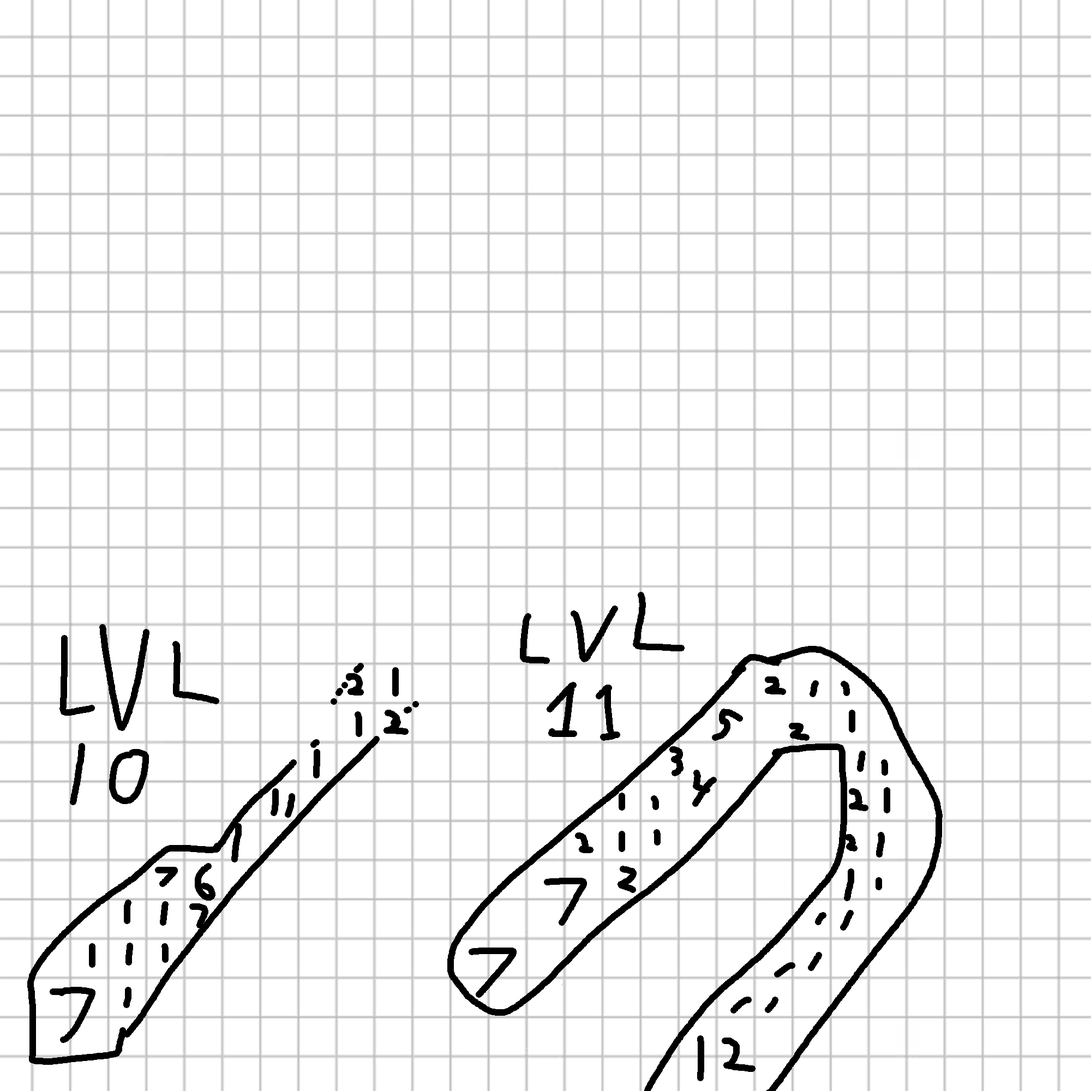
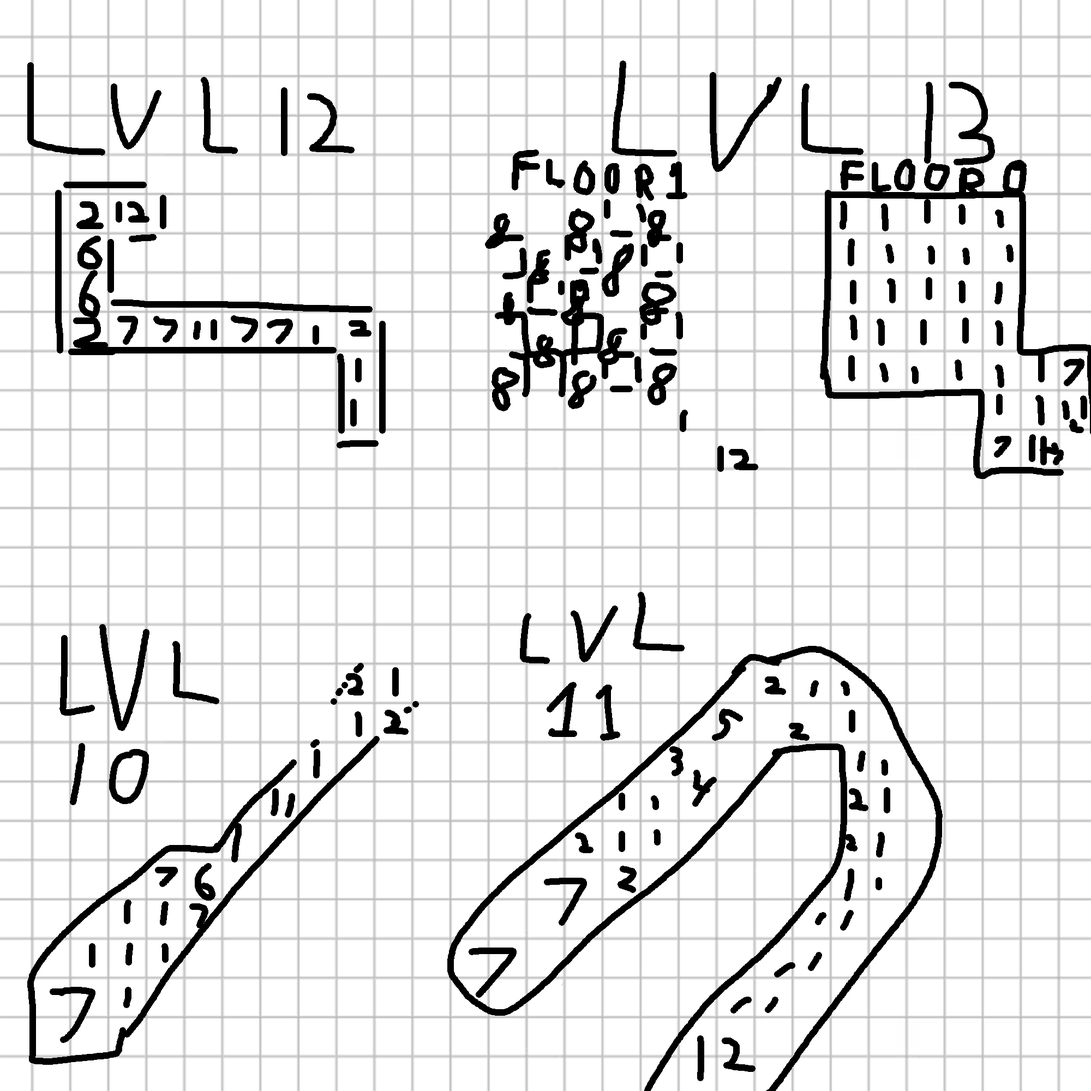
Layer changes from the first (1091, 1091) image to the second:
added layer "Layer 3" above "Layer 2" over [485, 149, 759, 473]
added layer "Layer 2" above "Layer 1" over [27, 60, 1091, 480]
